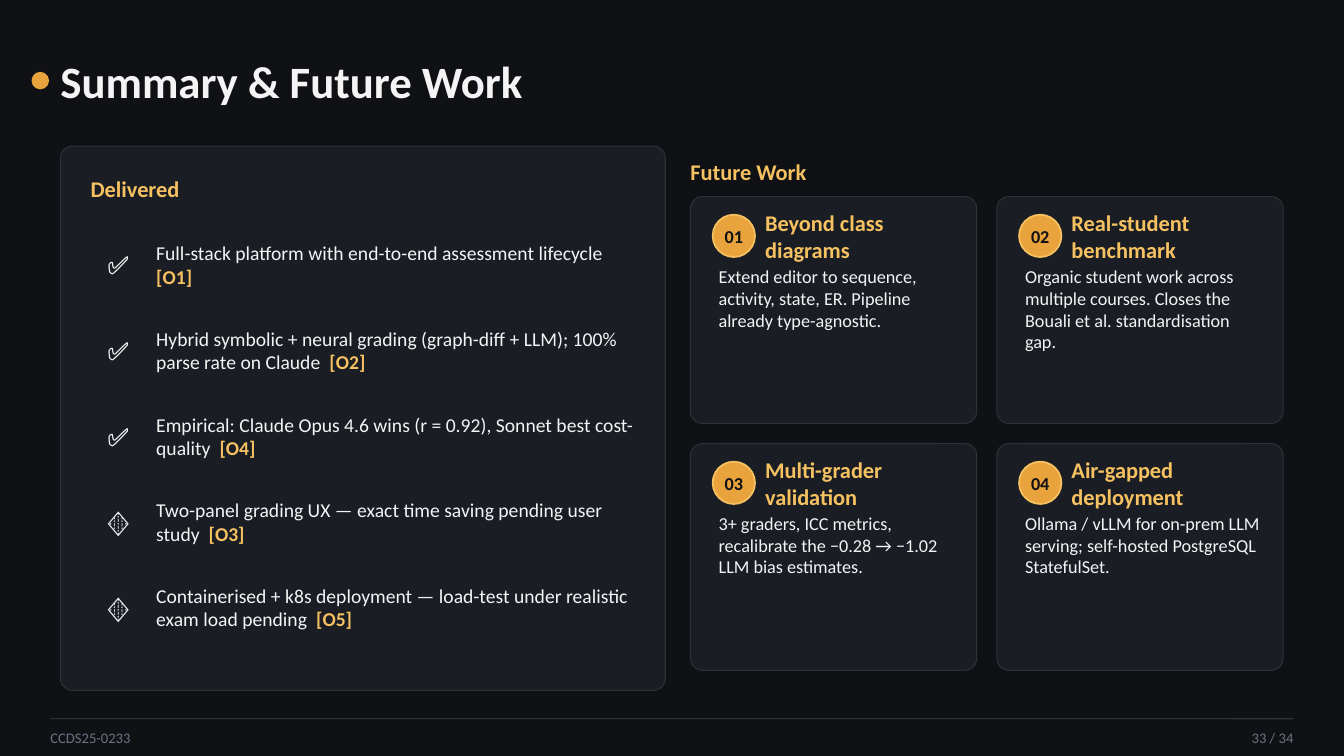
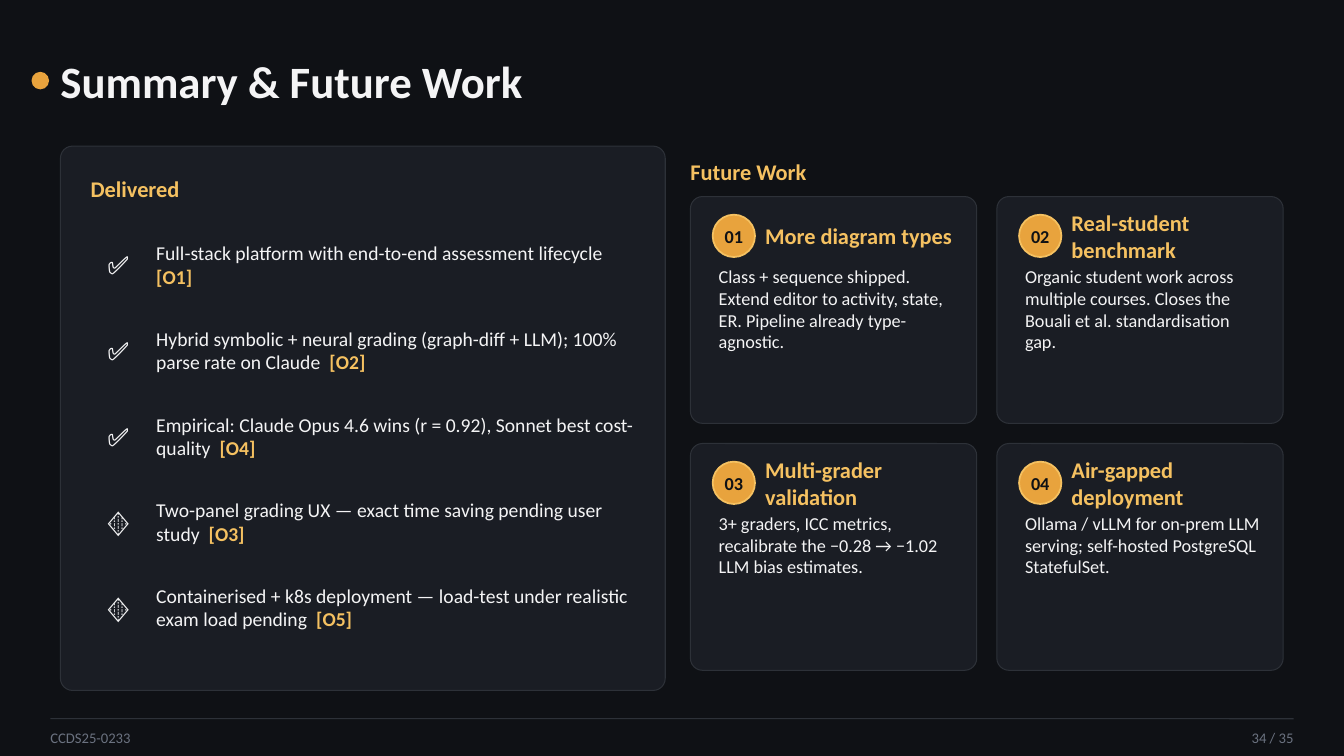
Before and after one commit to WangYuTengg/fyp, a slide deck: slide 34 of docs/fyp-presentation/CCDS25-0233_oral_presentation.pptx (slide 33 before the commit). Drawn at 1344x756 pixels with LibreOffice and Linux fonts; fonts in the diff are those of the drawing. Boxes give left, top, right and bottom in pixels: in the first picture for what was removed or moved away, otherwise in the second. Text is boxed around its words. In the diff, an @@ line names an element or a change of style, - is before the commit and + after.

```diff
--- a/docs/fyp-presentation/CCDS25-0233_oral_presentation.pptx
+++ b/docs/fyp-presentation/CCDS25-0233_oral_presentation.pptx
@@ text at box(765, 228, 951, 248): text changed @@
-Beyond class diagrams
+More diagram types
@@ text at box(719, 270, 943, 351): text changed @@
-Extend editor to sequence, activity, state, ER. Pipeline already type-agnostic.
+Class + sequence shipped. Extend editor to activity, state, ER. Pipeline already type-agnostic.
@@ text at box(1252, 733, 1294, 743): text changed @@
-33 / 34
+34 / 35
```
Also in this commit, not shown: 32 other slides changed, 1 slide added, 2 other files.
